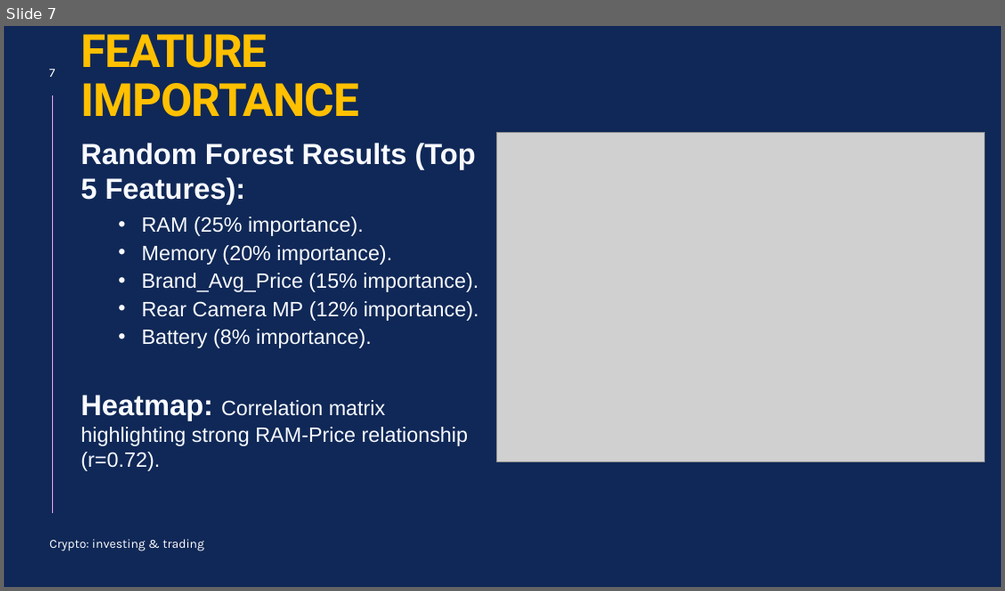
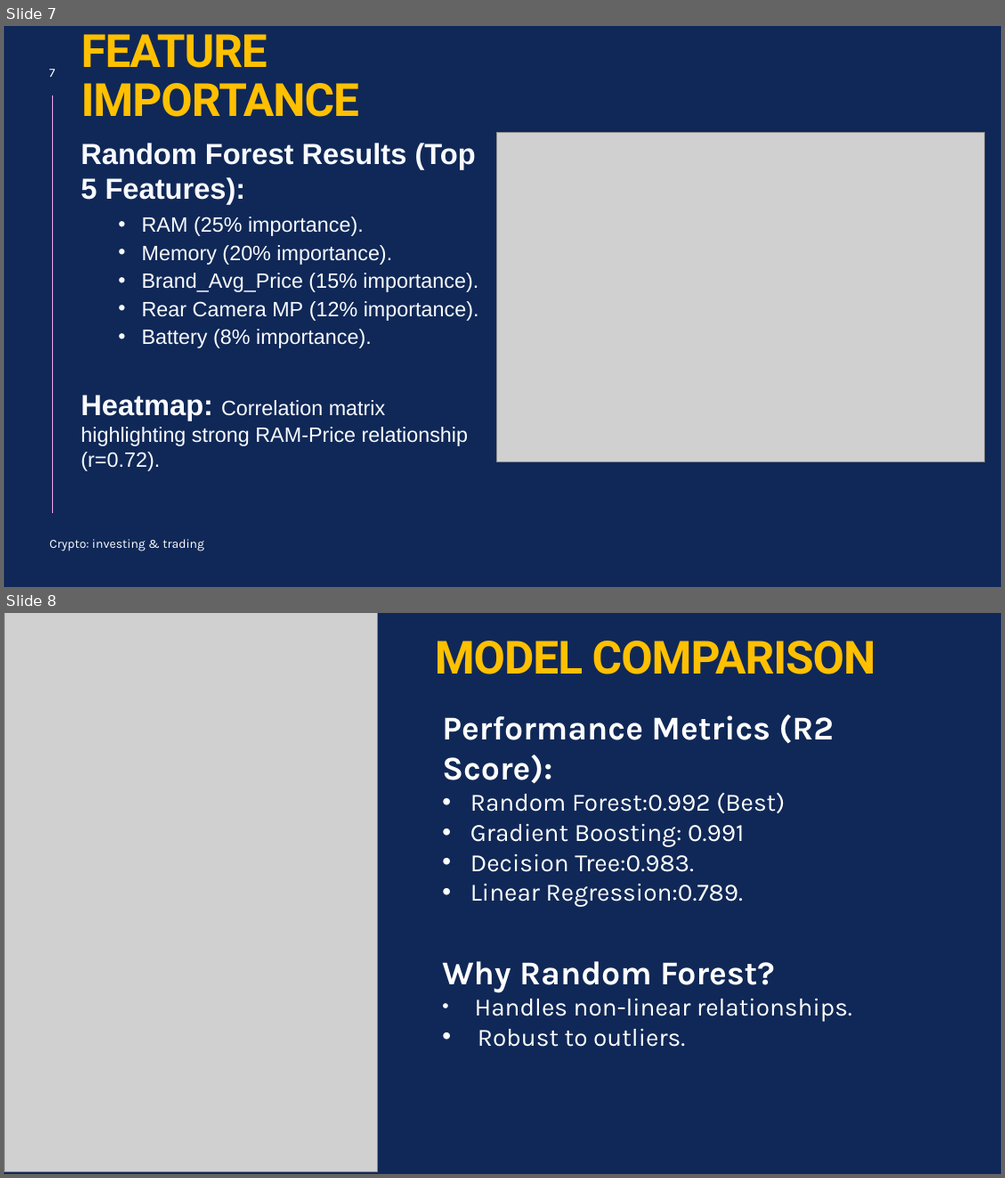
Before and after one commit to tayade-aniket/mobile-price-prediction-NHIS, a slide deck: ppt.pptx. Shown one above the other, each under a label of ours: slide 7 before the commit, slides 7 and 8 after it. The pictures are 1005x591 and 1005x1178 pixels, drawn with LibreOffice and Linux fonts; fonts in the diff are those of the drawing; grey boxes stand for pictures. Boxes give left, top, right and bottom in pixels: in the first picture for what was removed or moved away, otherwise in the second. Text is boxed around its words. In the diff, an @@ line names an element or a change of style, - is before the commit and + after.

```diff
--- a/ppt.pptx
+++ b/ppt.pptx
@@ slide 8 added at (4, 613, 1001, 1174), background #102857 @@
@@ picture added at (4, 613, 378, 1172) @@
@@ title added at (435, 641, 876, 674), 44 pt, text #FFC000, bold @@
+MODEL COMPARISON
@@ text added at (442, 714, 852, 1022), 24 pt, text #FFFFFF @@
+Performance Metrics (R2 Score):
+• Random Forest:0.992 (Best)
+• Gradient Boosting: 0.991
+• Decision Tree:0.983.
+• Linear Regression:0.789.
+Why Random Forest?
+• Handles non-linear relationships.
+• Robust to outliers.
```
Also in this commit, not shown: 1 slide changed, 4 other slides added, 13 slides removed, 2 other files.
